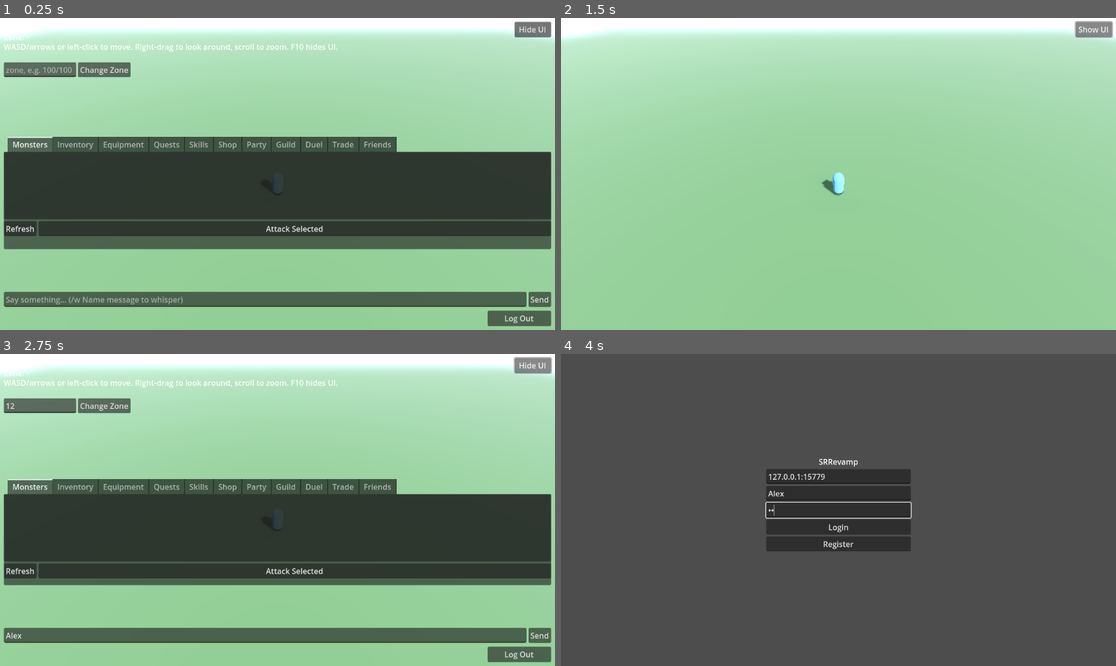
Above: before the commit, frames 1-4 (two rows, left to right).
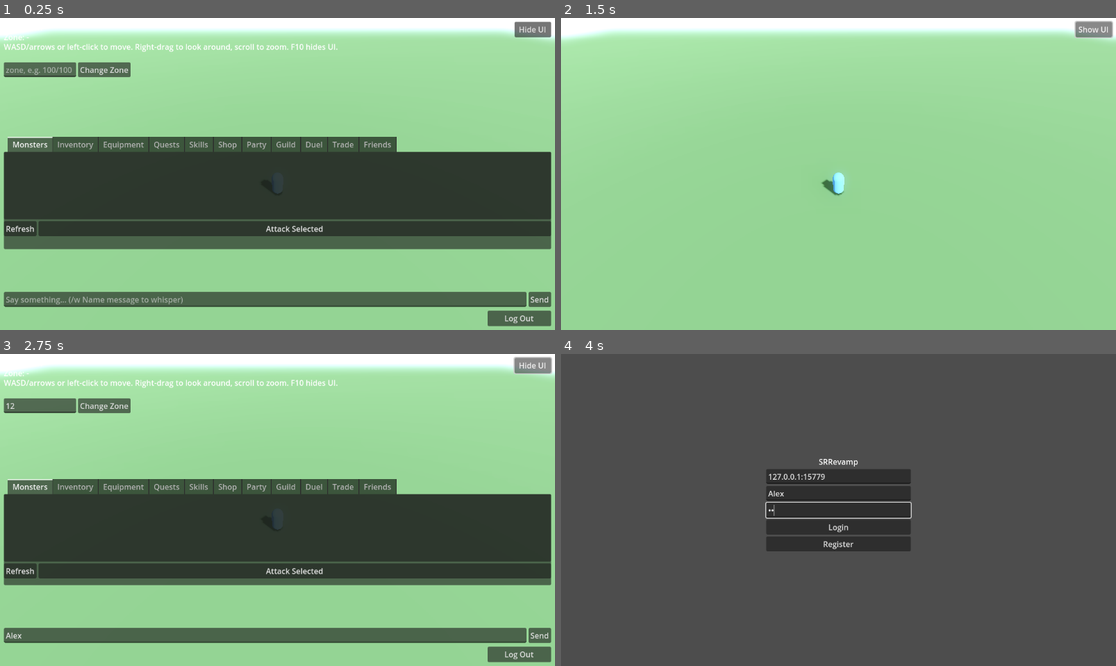
Above: after the commit, the same moments.

Repository: TheOpenSRO/OpenSRO
Game: Godot game, scene res://scenes/World3D.tscn
Same seed, same stepped clock (60 frames per second), same inputs: the game is played once before the commit and once after it. This scene is started directly instead of the project's main scene.
Inputs (mouse positions are in pixels of both pictures, inside the frame that each line leads up to):
- Up to frame 1 (0.25 s): no input
- Up to frame 2 (1.5 s): click (827, 298) at 0.52 s; type "Alex" at 0.6 s; click (599, 71) at 0.75 s; type "12" at 0.83 s; click "Hide UI" at 1.25 s
- Up to frame 3 (2.75 s): click "Show UI" at 2 s
- Up to frame 4 (4 s): click "Log Out" at 2.75 s; click (838, 494) at 3.52 s; type "Alex" at 3.6 s; click (838, 510) at 3.75 s; type "12" at 3.83 s

The runs differ from the first frame. In frame 1, 9.5% of the frame differs, in the area x 0-100%, y 5-25%; in frame 2, 11%; in frame 3, 9.5%; in frame 4, nothing differs.

Commit message:
Remove fog: the guessed density was confirmed wrong, not re-guessed
A real multiplayer retest (friend connected over LAN) showed the
atmosphere pass's fog density (0.0015, an honest but unverified
guess) washed the whole scene out to flat white haze past a short
distance. Rather than guess a second unverified number, removed fog
entirely. Also lowered glow_hdr_threshold so ordinary bright surfaces
have a better chance of actually triggering visible bloom.

Co-Authored-By: Claude Sonnet 5 <noreply@anthropic.com>
Claude-Session: https://claude.ai/code/session_01NNCkRGXaS9HMLcwtdbYUhQ

Diff:
--- a/client/scenes/World3D.tscn
+++ b/client/scenes/World3D.tscn
@@ -30,14 +30,9 @@
 tonemap_mode = 2
 ssao_enabled = true
 glow_enabled = true
-glow_intensity = 0.6
-glow_bloom = 0.15
-glow_hdr_threshold = 1.1
-fog_enabled = true
-fog_light_color = Color(0.65, 0.72, 0.8, 1)
-fog_light_energy = 1.0
-fog_density = 0.0015
-fog_sky_affect = 0.3
+glow_intensity = 0.8
+glow_bloom = 0.2
+glow_hdr_threshold = 0.85
 
 [node name="World3D" type="Node3D"]
 script = ExtResource("1")
Not shown, changed: docs/WORLD_ISSUES.md
